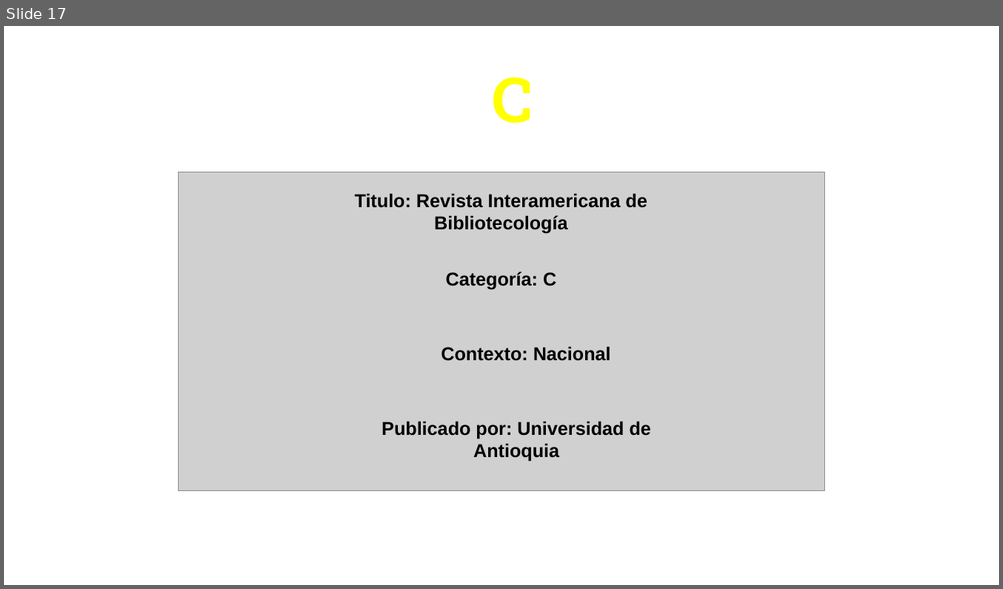
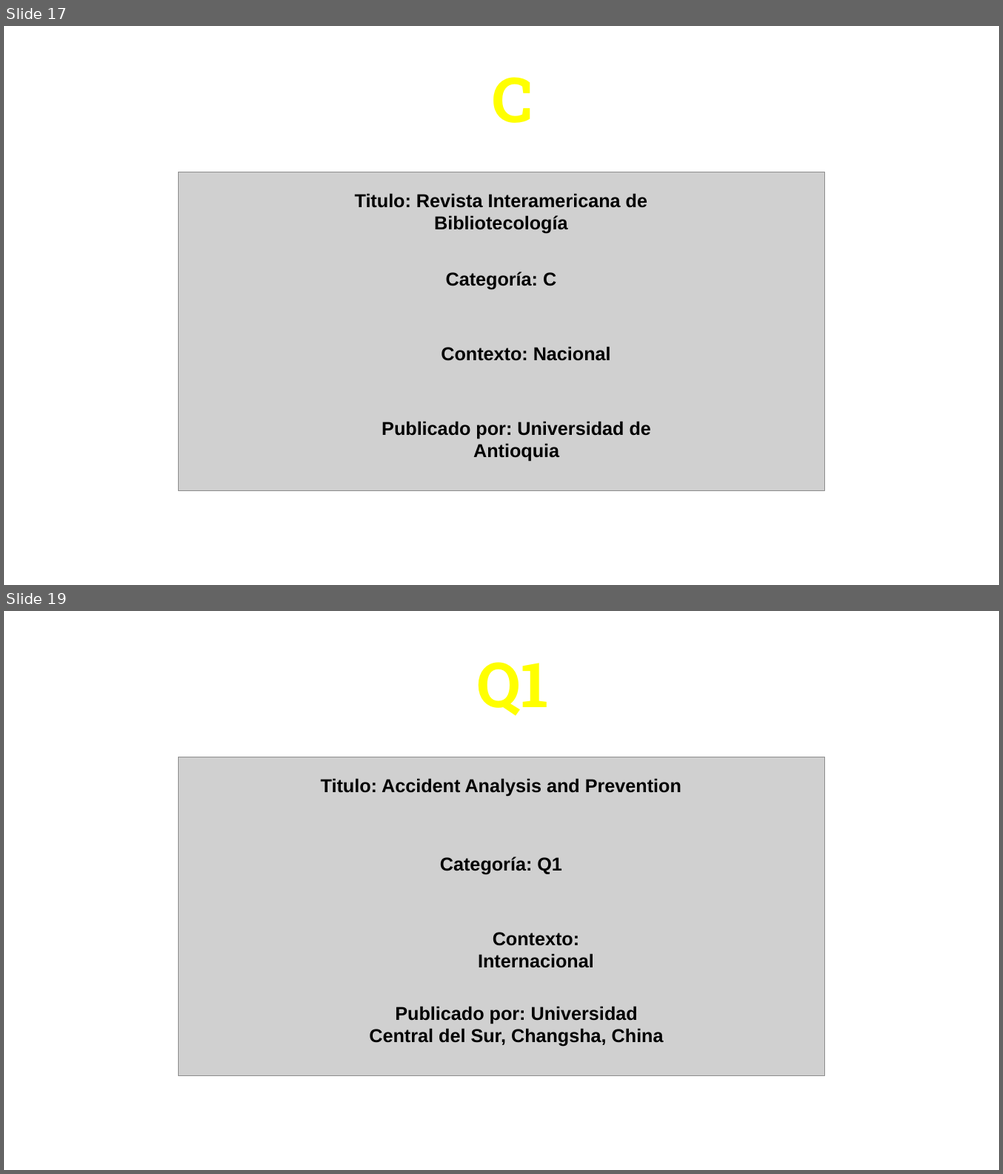
Before and after one commit to Crisaww/complementarios-3125033, a slide deck: Sesion 4/CATEGORIAS DE REVISTAS.pptx. Shown one above the other, each under a label of ours: slide 17 before the commit, slides 17 and 19 after it; the slides between them are not shown. The pictures are 1003x589 and 1003x1174 pixels, drawn with LibreOffice and Linux fonts; fonts in the diff are those of the drawing; grey boxes stand for pictures; background and template pictures are left out. Boxes give left, top, right and bottom in pixels: in the first picture for what was removed or moved away, otherwise in the second. Text is boxed around its words. In the diff, an @@ line names an element or a change of style, - is before the commit and + after.

```diff
--- a/Sesion 4/CATEGORIAS DE REVISTAS.pptx
+++ b/Sesion 4/CATEGORIAS DE REVISTAS.pptx
@@ slide 19 added at <box>4,611,999,1170</box>, background picture (left out) @@
@@ text added at <box>477,662,548,716</box>, 60 pt, text #FFFF00, bold @@
+Q1
@@ picture added at <box>178,758,825,1076</box> @@
@@ text added at <box>321,778,681,797</box>, 18 pt, text #000000, bold @@
+Titulo: Accident Analysis and Prevention
@@ text added at <box>440,857,562,874</box>, 18 pt, text #000000, bold @@
+Categoría: Q1
@@ text added at <box>478,932,594,968</box>, 18 pt, text #000000, bold @@
+Contexto: Internacional
@@ text added at <box>369,1006,663,1047</box>, 18 pt, text #000000, bold @@
+Publicado por: Universidad Central del Sur, Changsha, China
```
Also in this commit, not shown: 11 other slides added.
